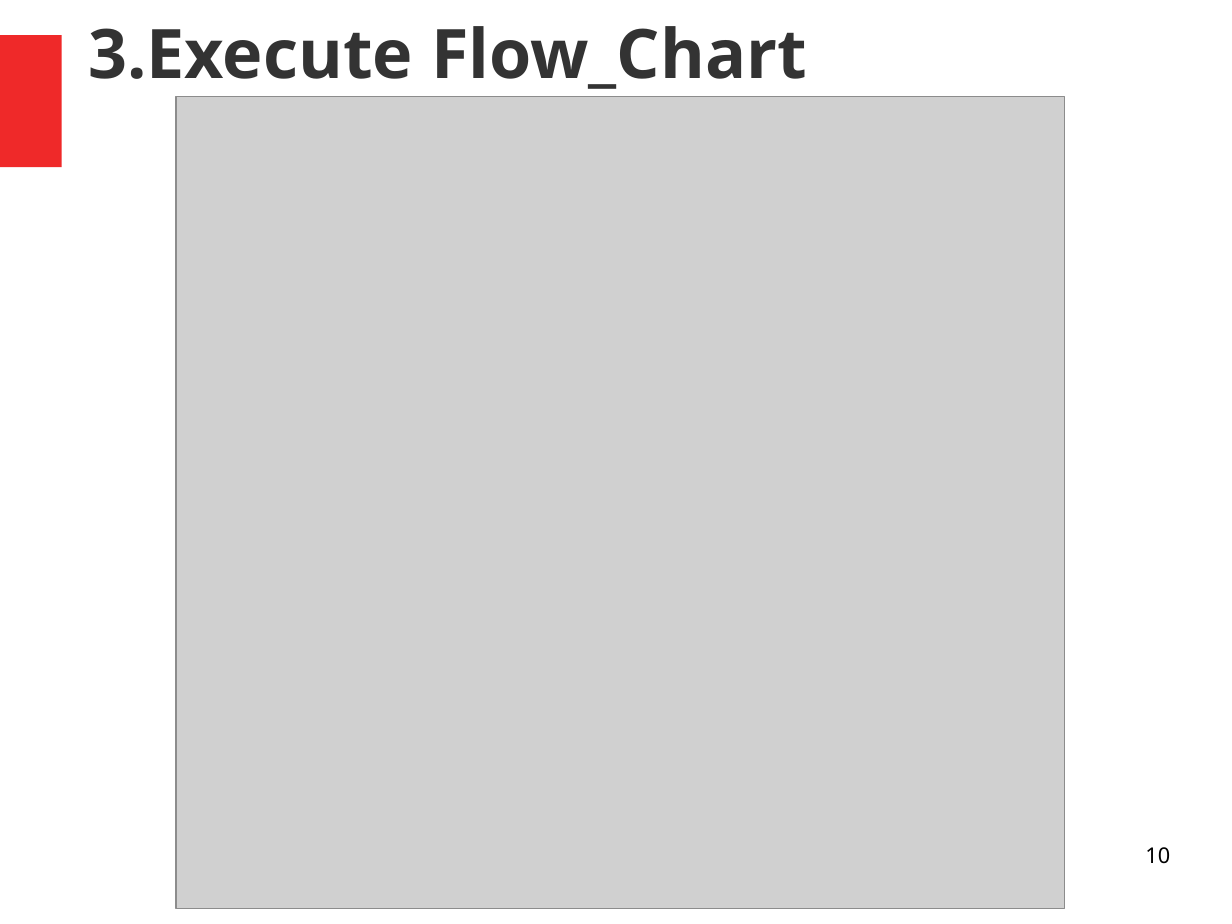
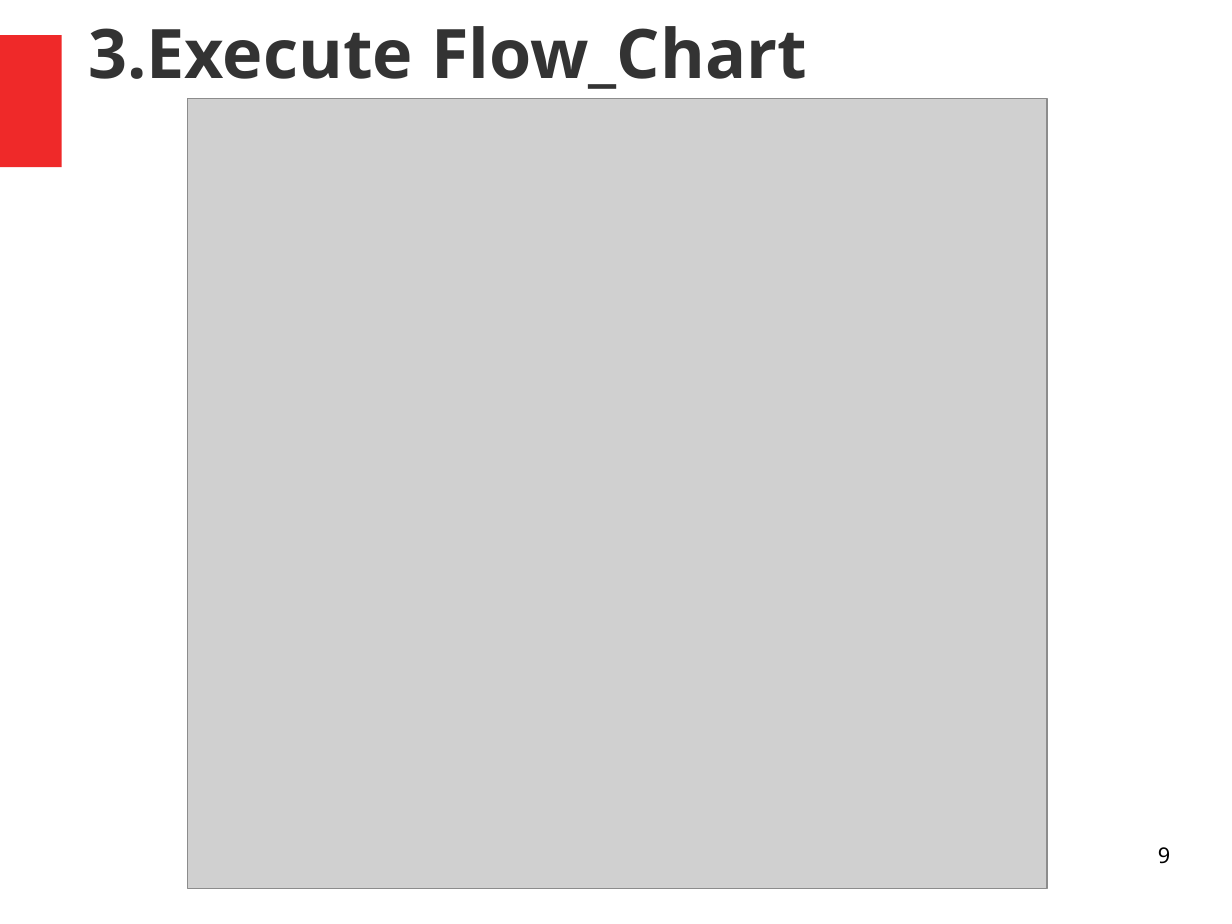
Before and after one commit to vimalv-AI/Redspectra, a slide deck: slide 9 of QMAX_EAGLE_3/doc/Presentations/1_Eagle_Doc.odp (slide 10 before the commit). Drawn at 1232x924 pixels with LibreOffice and Linux fonts; fonts in the diff are those of the drawing; grey boxes stand for pictures. Boxes give left, top, right and bottom in pixels: in the first picture for what was removed or moved away, otherwise in the second. Text is boxed around its words. In the diff, an @@ line names an element or a change of style, - is before the commit and + after.

```diff
--- a/QMAX_EAGLE_3/doc/Presentations/1_Eagle_Doc.odp
+++ b/QMAX_EAGLE_3/doc/Presentations/1_Eagle_Doc.odp
@@ picture: place and size @@
-picture at [176,97,1064,909]
+picture at [188,98,1048,889]
@@ page number at [1158,847,1170,864]: text changed @@
-10
+9
```
Also in this commit, not shown: 5 other slides changed, 1 slide added, 2 slides removed, 2 other files.
